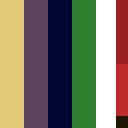
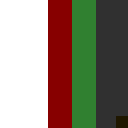
Before/after of a 128 × 128 layered artwork. What changed in the layer stack:
painted on "Background" over [0, 0, 128, 128]
